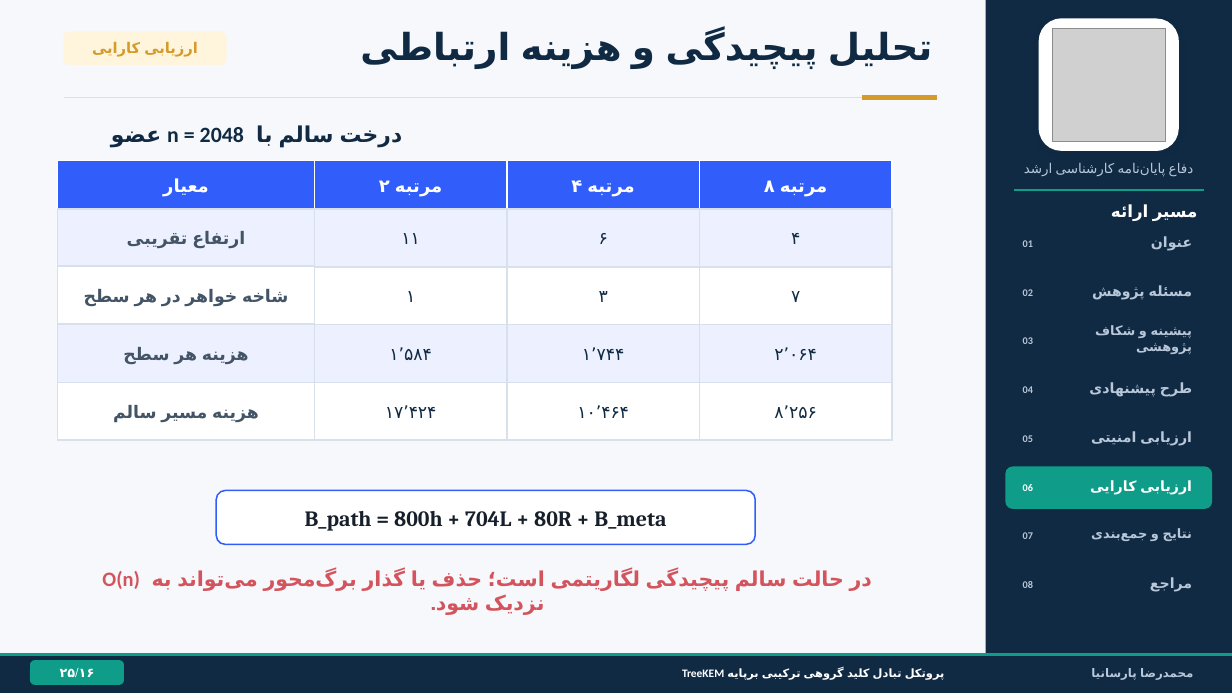
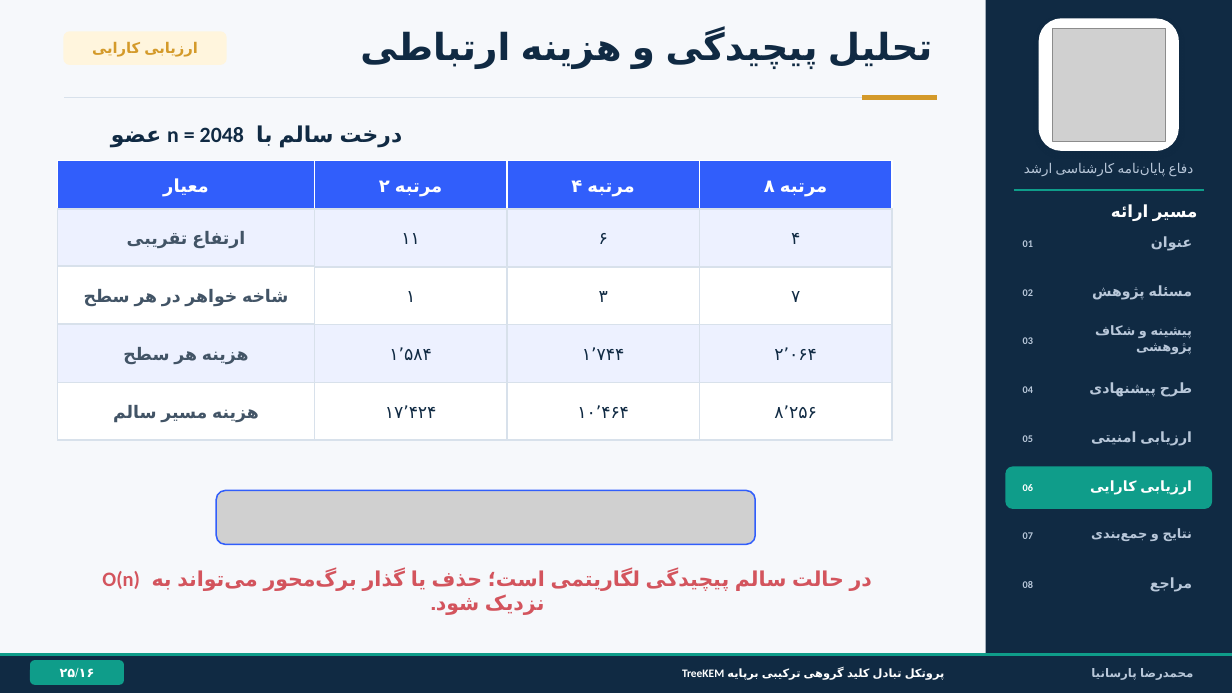
Before and after one commit to Parsania80/Master-Hybrid-MLS, a slide deck: slide 16 of ترم 4/DefensePowerPoint/Thesis_Defense_Final.pptx. Drawn at 1232x693 pixels with LibreOffice and Linux fonts; fonts in the diff are those of the drawing; grey boxes stand for pictures. Boxes give left, top, right and bottom in pixels: in the first picture for what was removed or moved away, otherwise in the second. Text is boxed around its words. In the diff, an @@ line names an element or a change of style, - is before the commit and + after.

```diff
--- a/ترم 4/DefensePowerPoint/Thesis_Defense_Final.pptx
+++ b/ترم 4/DefensePowerPoint/Thesis_Defense_Final.pptx
@@ rounded rectangle removed at [216, 491, 755, 544] @@
-B_path = 800h + 704L + 80R + B_meta
@@ picture added at [216, 491, 755, 544] @@
```
Also in this commit, not shown: 3 other slides changed, 1 other file.
